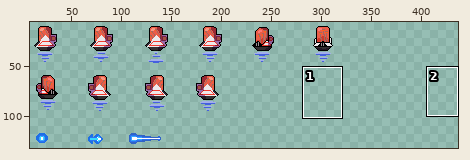
Two versions of one sprite sheet, resources/images/characters/npc/enemies/Nef_trooper_head/nef_trooper_head.png. Above: a wide view before the commit, with the close-up outlined.
Close-up. Old version:
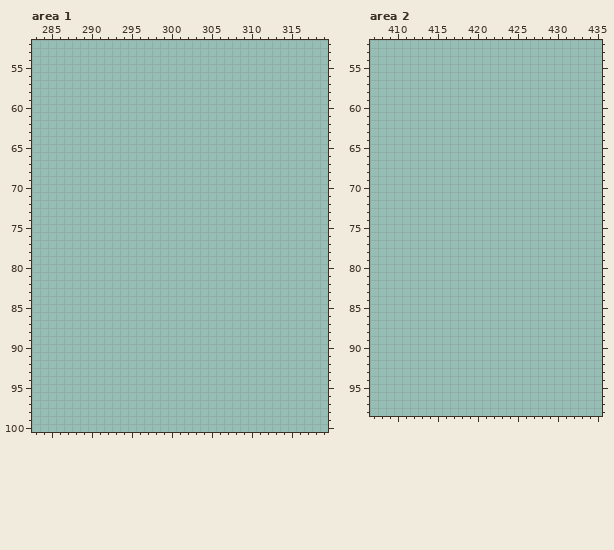
The file is 500x200 pixels. Pixels under 10% opacity are left out. Colours within 5 levels of each other are drawn and written as one. Shown: area 1: x 283..319, y 52..100; area 2: x 407..435, y 52..98. The wide view leaves out empty margins. The commit also changed other parts of the picture, which this record leaves out.
Palette (. is transparent): 
The same view after the edit:
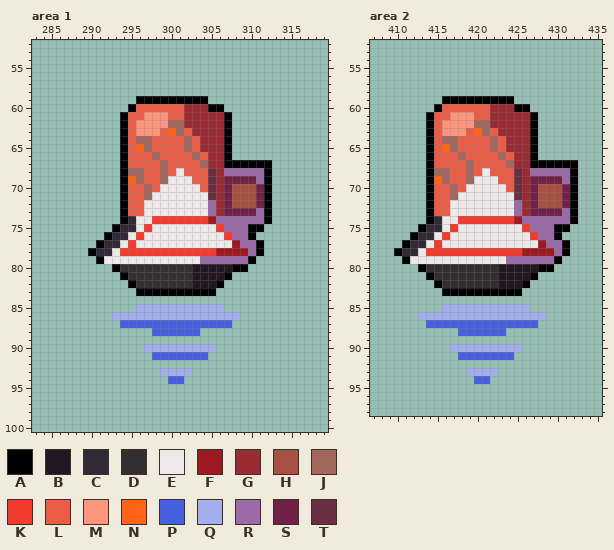
Colours new in this view: A #000000  B #211622  C #312936  D #332f30  E #eee8ea  F #9c1b22  G #982b33  H #a55242  J #a2685f  K #f13b2f  L #eb5c47  M #fa957e  N #fe6317  P #4660df  Q #a3afea  R #9a6ba7  S #702147  T #693044
From old to new:
Changed rows in their new state; - is an unchanged pixel.
Area 1:
first column x 290:
 59 ------AAAAAAAAA--------
 60 -----ALLLLLLGGGAA------
 61 ----ALLMMMLLGGGGGA-----
 62 ----ALMMMMJJGGGGGA-----
 63 ----ALMMMLNJLGGGGA-----
 64 ----ALJJLLLLJLGGGA-----
 65 ----ALNJLLLLJLGGGA-----
 66 ----ALLLJLLLLJLGGA-----
 67 ----ALLLLJLLLLJGGAAAAAA
 68 ----AJJLLJLELLLTGRRRRRA
 69 ----ANJLLJEEELLTGSSSSRA
 70 ----ALLJLEEEEELTGSHHHSA
 71 ----ALLJEEEEEEETGSHHHSA
 72 ----ALLEEEEEEEERGSHHHSA
 73 ----ALLEEEEEEEERGSSSSRA
 74 ----ACEEKKKKKKKFRRRRRRA
 75 ---ACCEKEEEEEEEEKRRRAA-
 76 --ACCEKEEEEEEEEEEKRRA--
 77 -ACCEKEEEEEEEEEEEEFRRA-
 78 ACCEKKKKKKKKKKKKFFFFRA-
 79 -AEEEEEEEEEEEERRRRRRA--
 80 ---ADDDDDDDDDBBBBBAA---
 81 ----ADDDDDDDDBBBBA-----
 82 -----ADDDDDDDBBBA------
 83 ------AAAAAAAAAA-------
 85 ------QQQQQQQQQQQ------
 86 ---QQQQQQQQQQQQQQQQ----
 87 ----PPPPPPPPPPPPPP-----
 88 --------PPPPPP---------
 90 -------QQQQQQQQQ-------
 91 --------PPPPPPP--------
 93 ---------QQQQ----------
 94 ----------PP-----------
Area 2:
first column x 410:
59 ------AAAAAAAAA--------
60 -----ALLLLLLGGGAA------
61 ----ALLMMMLLGGGGGA-----
62 ----ALMMMMJJGGGGGA-----
63 ----ALMMMLNJLGGGGA-----
64 ----ALJJLLLLJLGGGA-----
65 ----ALNJLLLLJLGGGA-----
66 ----ALLLJLLLLJLGGA-----
67 ----ALLLLJLLLLJGGAAAAAA
68 ----AJJLLJLELLLTGRRRRRA
69 ----ANJLLJEEELLTGSSSSRA
70 ----ALLJLEEEEELTGSHHHSA
71 ----ALLJEEEEEEETGSHHHSA
72 ----ALLEEEEEEEERGSHHHSA
73 ----ALLEEEEEEEERGSSSSRA
74 ----ACEEKKKKKKKFRRRRRRA
75 ---ACCEKEEEEEEEEKRRRAA-
76 --ACCEKEEEEEEEEEEKRRA--
77 -ACCEKEEEEEEEEEEEEFRRA-
78 ACCEKKKKKKKKKKKKFFFFRA-
79 -AEEEEEEEEEEEERRRRRRA--
80 ---ADDDDDDDDDBBBBBAA---
81 ----ADDDDDDDDBBBBA-----
82 -----ADDDDDDDBBBA------
83 ------AAAAAAAAAA-------
85 ------QQQQQQQQQQQ------
86 ---QQQQQQQQQQQQQQQQ----
87 ----PPPPPPPPPPPPPP-----
88 --------PPPPPP---------
90 -------QQQQQQQQQ-------
91 --------PPPPPPP--------
93 ---------QQQQ----------
94 ----------PP-----------
